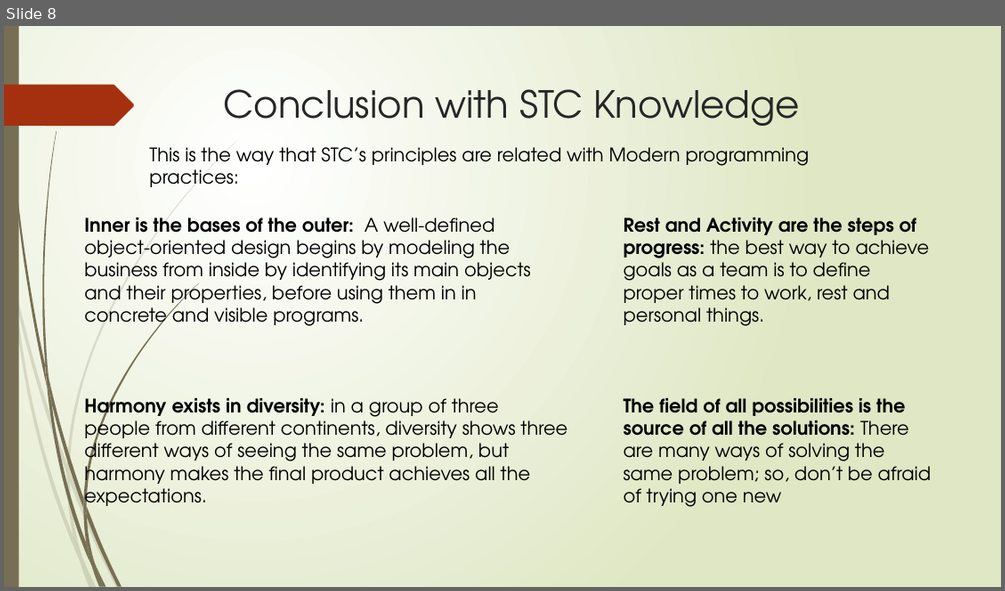
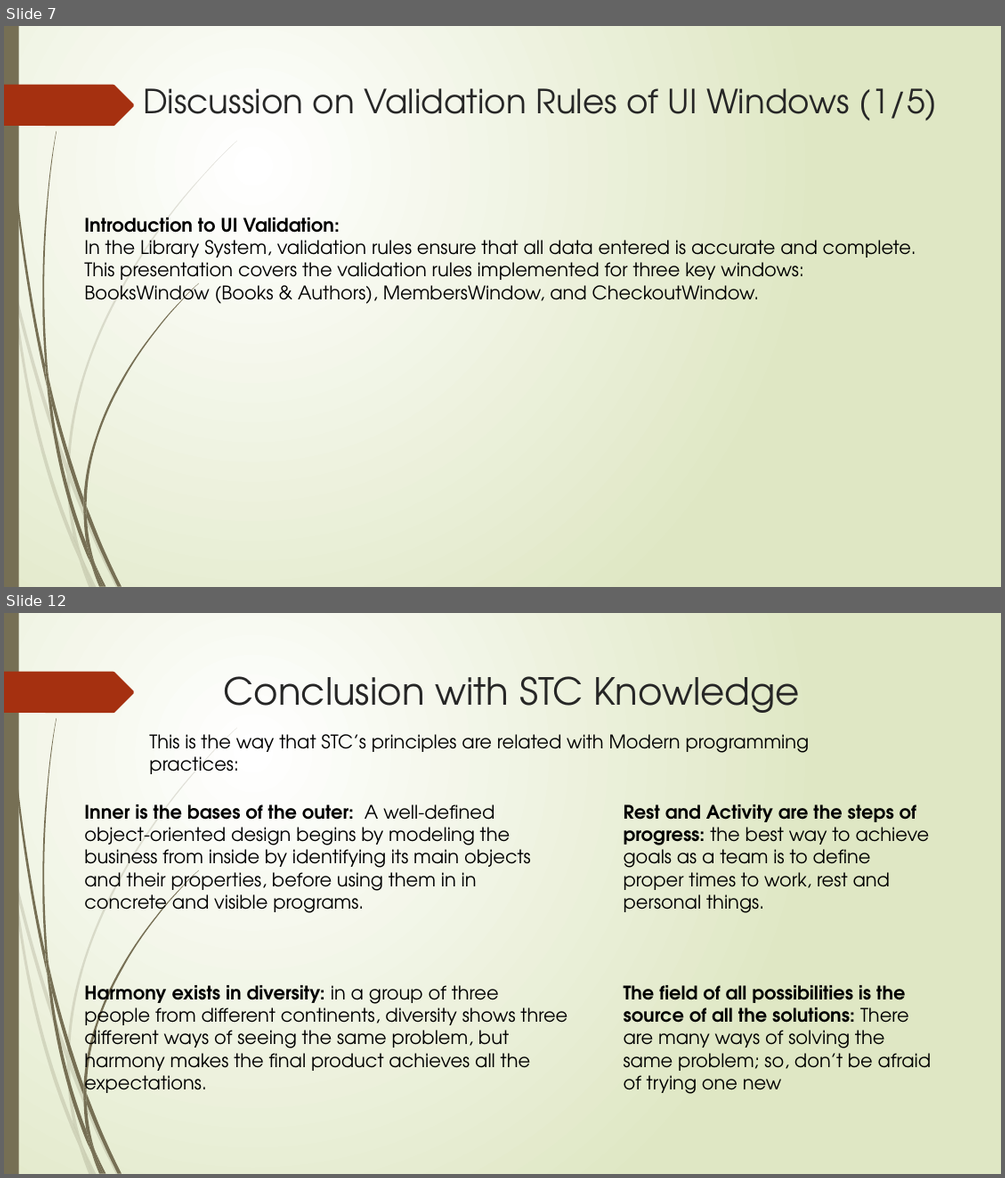
Before and after one commit to devmarwane/library-management, a slide deck: doc/Group 2 Library Management System.pptx. Shown one above the other, each under a label of ours: slide 8 before the commit, slides 7 and 12 after it; the slides between them are not shown. The pictures are 1005x591 and 1005x1178 pixels, drawn with LibreOffice and Linux fonts; fonts in the diff are those of the drawing. Boxes give left, top, right and bottom in pixels: in the first picture for what was removed or moved away, otherwise in the second. Text is boxed around its words. In the diff, an @@ line names an element or a change of style, - is before the commit and + after.

Commit message:
include validation rules

```diff
--- a/doc/Group 2 Library Management System.pptx
+++ b/doc/Group 2 Library Management System.pptx
@@ slide 7 added at (x1=4, y1=26, x2=1001, y2=587), background gradient #FFFFFF to #DFE8C4; not listed: 24 template elements that a slide beside it also shows @@
@@ title added at (x1=143, y1=88, x2=937, y2=120), 32 pt, text #262626 @@
+Discussion on Validation Rules of UI Windows (1/5)
@@ text added at (x1=84, y1=216, x2=916, y2=308), 18 pt, text #000000 @@
+Introduction to UI Validation:
+In the Library System, validation rules ensure that all data entered is accurate and complete. This presentation covers the validation rules implemented for three key windows: BooksWindow (Books & Authors), MembersWindow, and CheckoutWindow.
@@ what was slide 8 is now slide 12 @@
```
Also in this commit, not shown: 4 other slides added, 1 slide removed.
